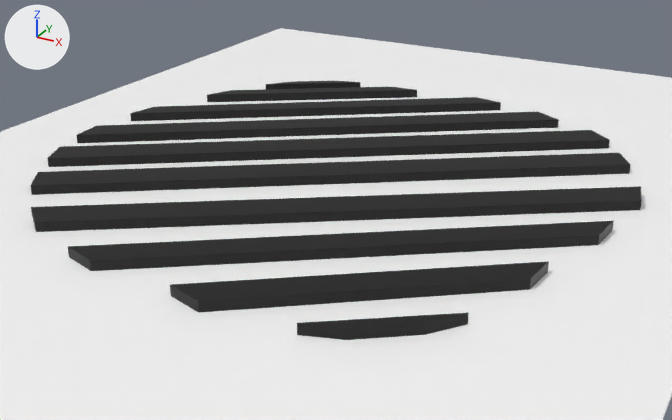
What one commit did to the glTF model blend1.gltf.
Rendered twice from a camera (50 mm lens) standing at (0.995, -1.673, 0.866) and looking at (0.017, 0.105, -0.023). Arrows for +X, +Y and +Z are at upper left; the lights stay in place. Where no turn or scale is listed for an object, it has been applied to the vertices.
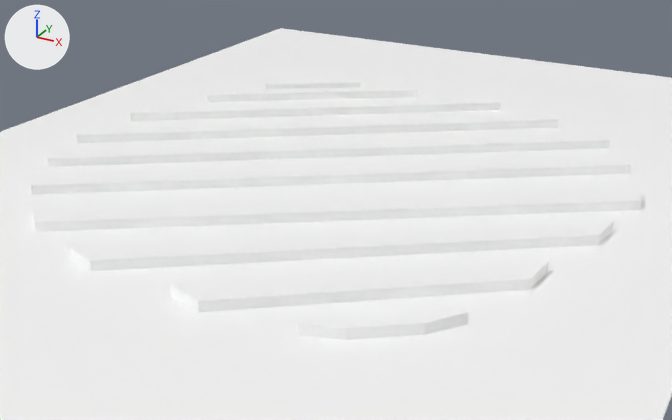
Changed parts and their boxes (x1, y1, x2, y2) in the pictures (672 x 420 px):
'Cube.003', recoloured, surface changed (black to white): (31, 186, 642, 232) in both
'Cube.004', recoloured, surface changed (black to white): (68, 221, 614, 271) in both
'Cube.002', recoloured, surface changed (black to white): (31, 153, 630, 195) in both
'Cube.001', recoloured, surface changed (black to white): (47, 130, 610, 167) in both
'Cube.005', recoloured, surface changed (black to white): (170, 261, 549, 313) in both
'Cube.006', recoloured, surface changed (black to white): (77, 112, 559, 143) in both
'Cube.007', recoloured, surface changed (black to white): (130, 97, 501, 121) in both
'Cube.010', recoloured, surface changed (black to white): (297, 313, 468, 340) in both
'Cube.008', recoloured, surface changed (black to white): (207, 87, 417, 102) in both
'Cube.009', recoloured, surface changed (black to white): (266, 81, 360, 89) in both

The edits, one by one:
Material 'Material.002' (mat_material_002) changes colour from black #000000 to white #ffffff; in linear values from (0.0, 0.0, 0.0) to (1.0, 1.0, 1.0).
In material 'Material.002' (mat_material_002), roughness goes from 0.5 to 1.0.
In material 'Material.002' (mat_material_002), metallic goes from 0.0 to 1.0.
